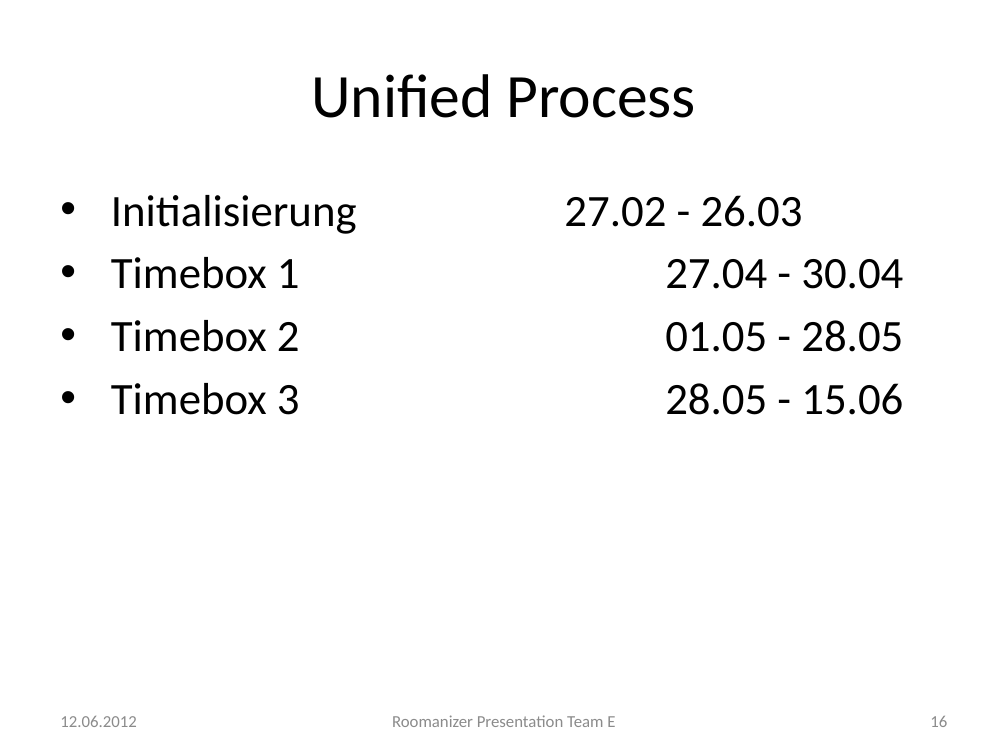
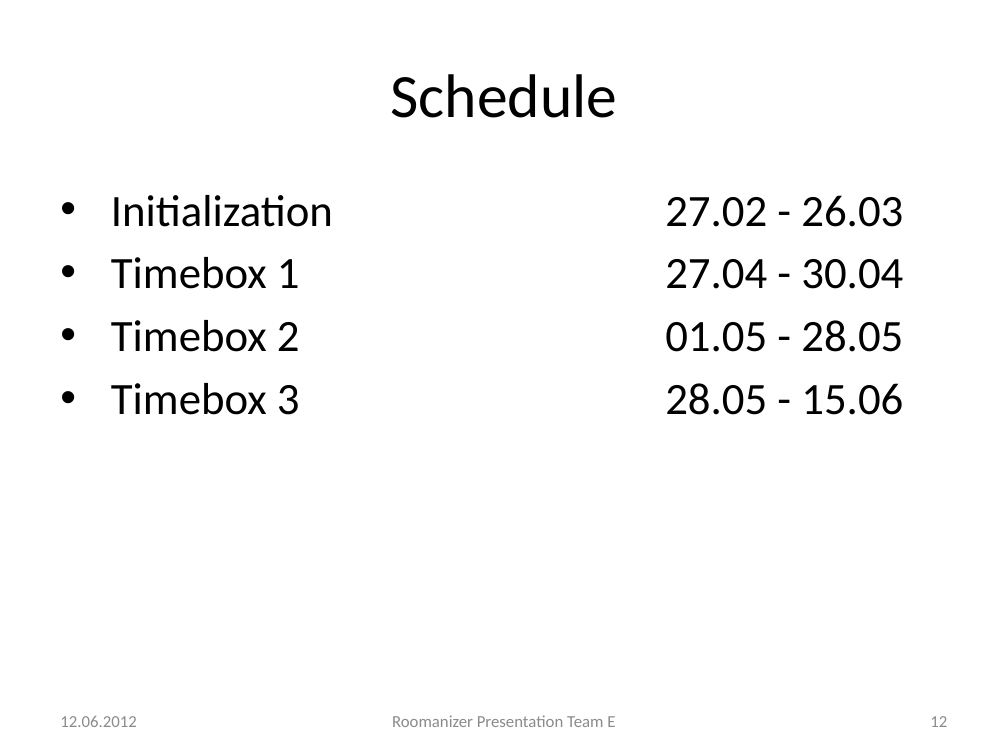
Before and after one commit to markusmo/HotelSoftware, a slide deck: slide 12 of Documentation/Praesentation/PresentationRoomanizer.pptx (slide 16 before the commit). Drawn at 1008x756 pixels with LibreOffice and Linux fonts; fonts in the diff are those of the drawing. Boxes give left, top, right and bottom in pixels: in the first picture for what was removed or moved away, otherwise in the second. Text is boxed around its words. In the diff, an @@ line names an element or a change of style, - is before the commit and + after.

```diff
--- a/Documentation/Praesentation/PresentationRoomanizer.pptx
+++ b/Documentation/Praesentation/PresentationRoomanizer.pptx
@@ title at (390,74,617,118): text changed @@
-Unified Process
+Schedule
@@ text at (111,195,903,227): text changed @@
-• Initialisierung 27.02 - 26.03
+• Initialization 27.02 - 26.03
@@ page number at (930,716,947,727): text changed @@
-16
+12
```
Also in this commit, not shown: 26 other slides changed, 1 slide added, 4 slides removed, 9 other files.
